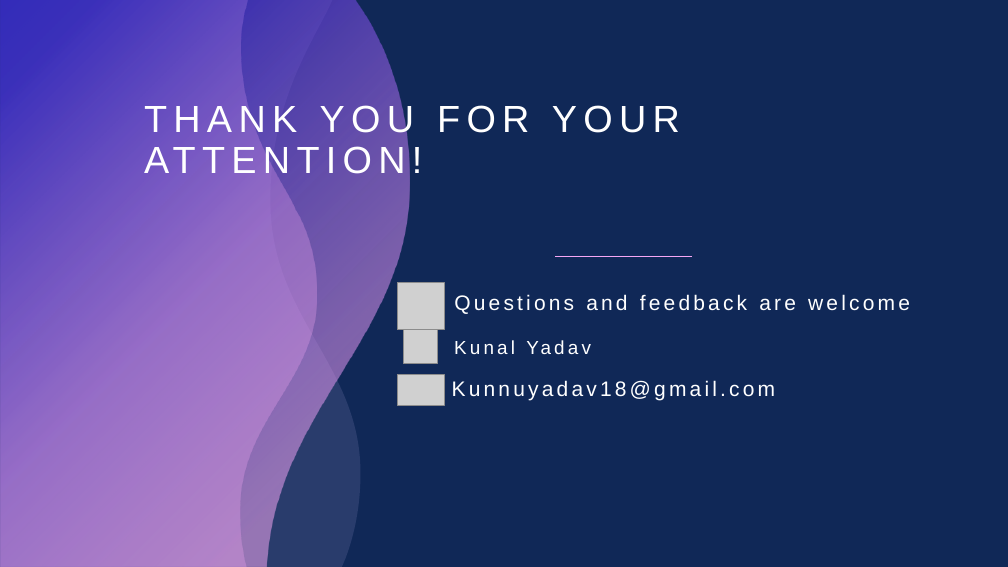
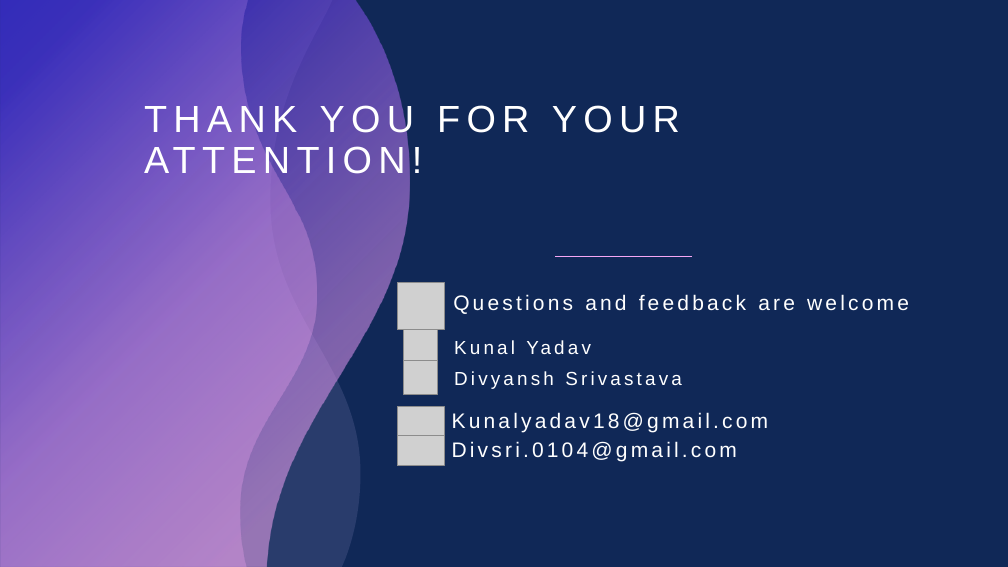
Before and after one commit to TeachFeastKunal/KunalYadav-Ecommerce_Data_Analysis, a slide deck: slide 22 of Ecommerce_Analysis_Project_IBM/Documentations/E-Commerce Sales Performance Analysis and Visualization using Python.pptx. Drawn at 1008x567 pixels with LibreOffice and Linux fonts; fonts in the diff are those of the drawing; grey boxes stand for pictures. Boxes give left, top, right and bottom in pixels: in the first picture for what was removed or moved away, otherwise in the second. Text is boxed around its words. In the diff, an @@ line names an element or a change of style, - is before the commit and + after.

```diff
--- a/Ecommerce_Analysis_Project_IBM/Documentations/E-Commerce Sales Performance Analysis and Visualization using Python.pptx
+++ b/Ecommerce_Analysis_Project_IBM/Documentations/E-Commerce Sales Performance Analysis and Visualization using Python.pptx
@@ picture added at <box>404,361,438,395</box> @@
@@ text added at <box>454,371,681,389</box>, 18 pt, text #FFFFFF @@
+Divyansh Srivastava
@@ picture: place and size @@
-picture at <box>397,375,444,405</box>
+picture at <box>397,407,444,437</box>
@@ text at <box>452,412,769,433</box>: text changed @@
-Kunnuyadav18@gmail.com
+Kunalyadav18@gmail.com
@@ picture added at <box>397,436,444,466</box> @@
@@ text added at <box>452,441,737,461</box>, 20 pt, text #FFFFFF @@
+Divsri.0104@gmail.com
```
Also in this commit, not shown: 6 other slides changed.
